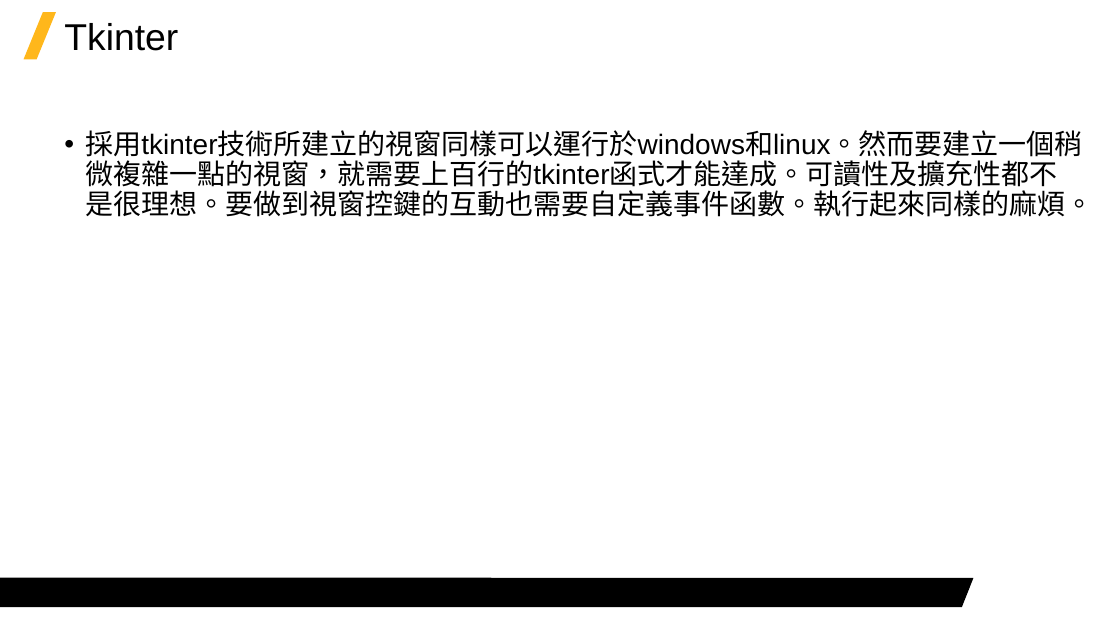
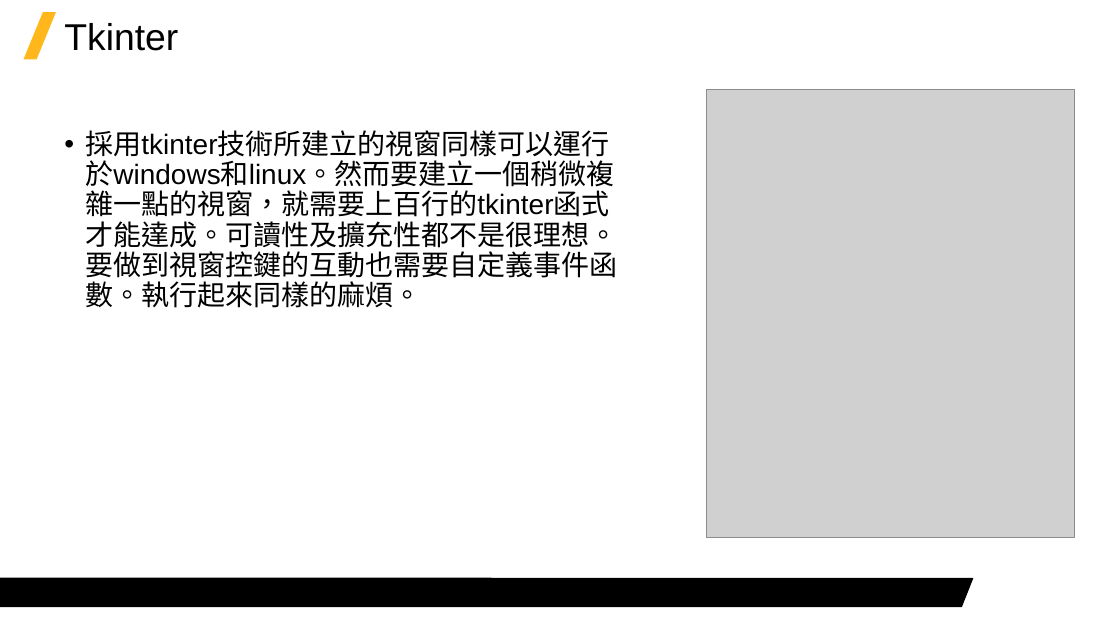
Before and after one commit to Jerrick-cheng/AEDT-Automation-Camp, a slide deck: slide 6 of 上課教材/Week5.pptx (slide 7 before the commit). Drawn at 1120x630 pixels with LibreOffice and Linux fonts; fonts in the diff are those of the drawing; grey boxes stand for pictures; background and template pictures are left out. Boxes give left, top, right and bottom in pixels: in the first picture for what was removed or moved away, otherwise in the second. Text is boxed around its words. In the diff, an @@ line names an element or a change of style, - is before the commit and + after.

```diff
--- a/上課教材/Week5.pptx
+++ b/上課教材/Week5.pptx
@@ picture added at [707, 90, 1075, 538] @@
@@ text "採用tkinter技術所建立的視窗同樣可以運行於windows和linux。然而要建立一個稍微複雜一點的視窗，就需要上百 ..." rewrapped from [85, 130, 1093, 217] to [85, 130, 617, 308] @@
```
Also in this commit, not shown: 6 other slides changed, 2 slides added, 1 slide removed, 1 other file.
